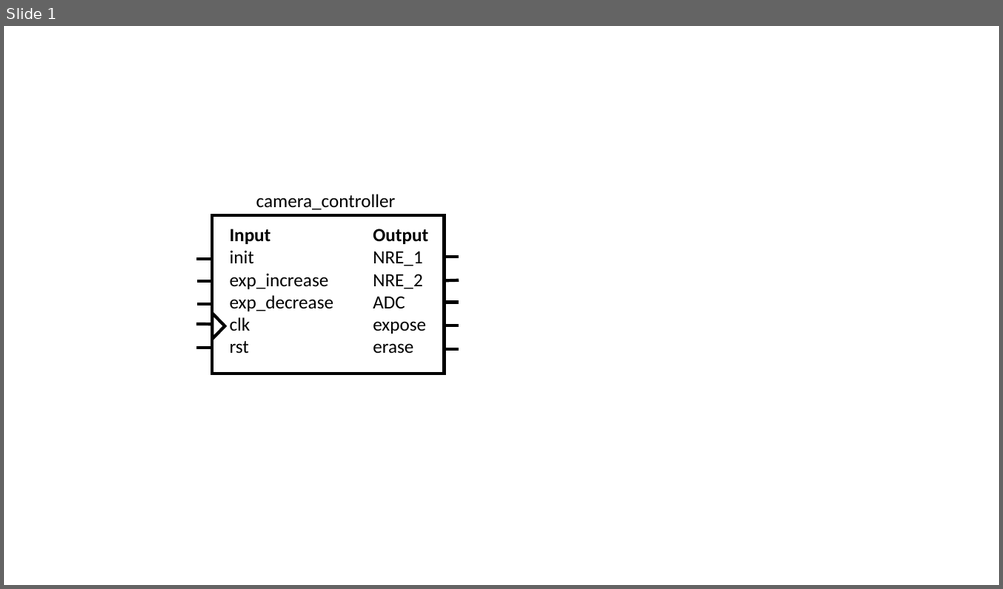
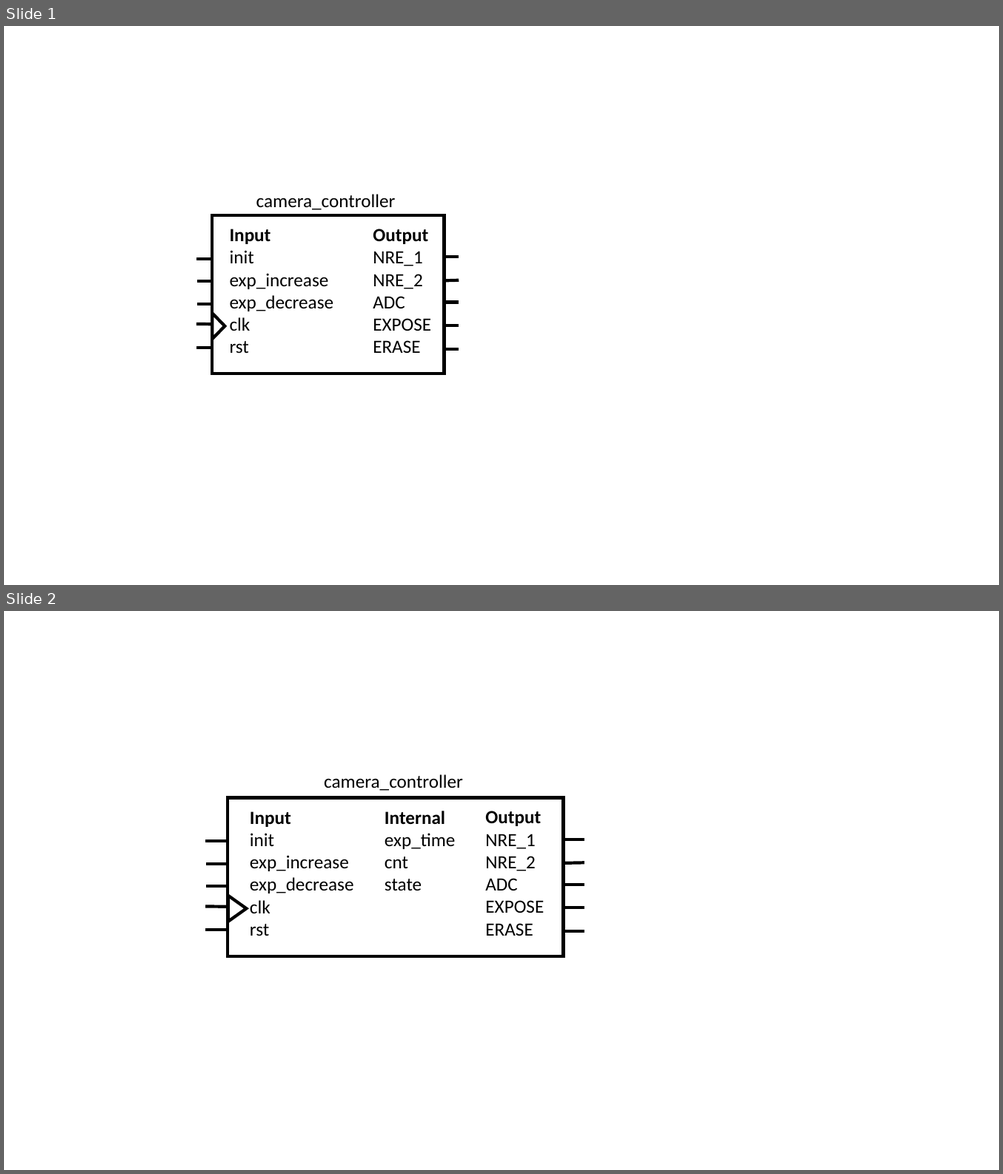
Before and after one commit to sigurdo/ic_project, a slide deck: report/graphs/camera_controller_pinout.pptx. Shown one above the other, each under a label of ours: slide 1 before the commit, slides 1 and 2 after it. The pictures are 1003x589 and 1003x1174 pixels, drawn with LibreOffice and Linux fonts; fonts in the diff are those of the drawing. Boxes give left, top, right and bottom in pixels: in the first picture for what was removed or moved away, otherwise in the second. Text is boxed around its words. In the diff, an @@ line names an element or a change of style, - is before the commit and + after.

Commit message:
Write EXPOSE capitalized in pinout figures

```diff
--- a/report/graphs/camera_controller_pinout.pptx
+++ b/report/graphs/camera_controller_pinout.pptx
@@ slide 2 added at bbox=[4, 611, 999, 1170], background #FFFFFF @@
@@ group added at bbox=[205, 775, 584, 957]: 10 lines, 4 texts, 1 rectangle, 1 triangle @@
+Output
+NRE_1
+NRE_2
+ADC
+EXPOSE
+ERASE
+Internal
+exp_time
+cnt
+state
+camera_controller
+Input
+init
+exp_increase
+exp_decrease
+clk
+rst
@@ slide 1 changed as well @@
@@ text at bbox=[373, 318, 431, 353]: text changed @@
-expose
-erase
+EXPOSE
+ERASE
```
Also in this commit, not shown: 3 other files.
